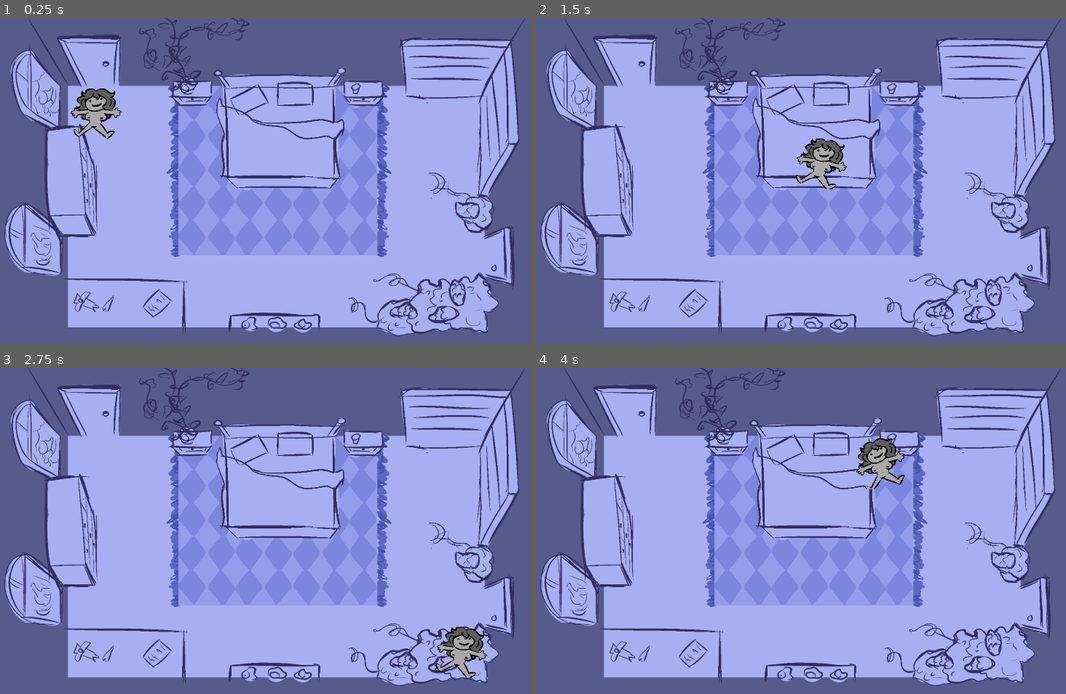
Above: before the commit, frames 1-4 (two rows, left to right).
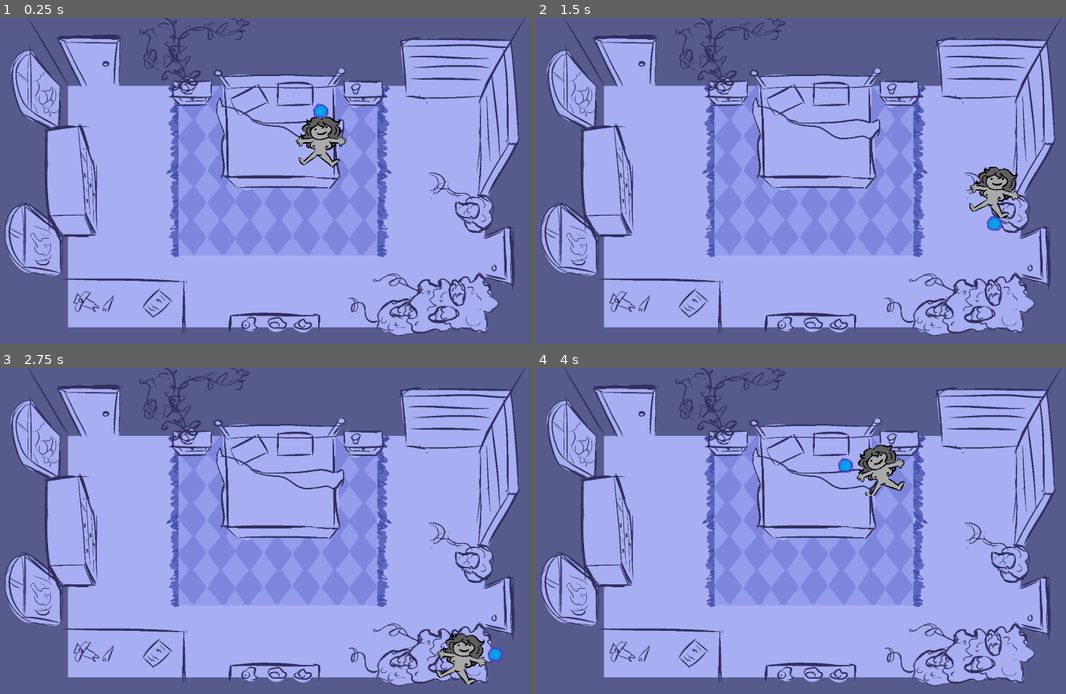
Above: after the commit, the same moments.

Repository: Jigamaree/Witchs-Orders
Game: Godot game, scene res://Scenes/Room_Bedroom.tscn
Two runs of this game, one before a commit and one after it. Both use one fixed random seed, a clock stepped at 60 frames per second and the inputs below.
Inputs:
- Up to frame 1 (0.25 s): no input
- Up to frame 2 (1.5 s): tap Enter at 0.5 s; hold Right (ui_right) 0.53-1.28 s; hold Down (ui_down) from 1.28 s (still down)
- Up to frame 3 (2.75 s): release Down (ui_down) at 2.03 s; hold Right (ui_right) from 2.03 s (still down)
- Up to frame 4 (4 s): release Right (ui_right) at 2.78 s; hold Up (ui_up) 2.78-3.53 s; hold Left (ui_left) from 3.53 s (still down)

The runs differ from the first frame. In frame 1, 1.8% of the frame differs, in the area x 13-66%, y 21-46%; in frame 2, 1.8%; in frame 3, 1.0%; in frame 4, 1.0%.

Commit message:
Interaction bobble added!

Diff:
--- a/Scenes/PlayerCharacter.tscn
+++ b/Scenes/PlayerCharacter.tscn
@@ -4,6 +4,7 @@
 [ext_resource type="Texture2D" uid="uid://cg7x3h6wbxoee" path="res://Art/PlayerCharacter/OverworldSprite/KnightStill.png" id="1_v7sut"]
 [ext_resource type="Texture2D" uid="uid://brqqgj18mmyj3" path="res://Art/PlayerCharacter/OverworldSprite/w1.png" id="3_mdaju"]
 [ext_resource type="Texture2D" uid="uid://dd71qq0j1bbup" path="res://Art/PlayerCharacter/OverworldSprite/w2.png" id="4_r4x55"]
+[ext_resource type="Texture2D" uid="uid://dy8o8u0rky17" path="res://Art/PlayerCharacter/OverworldSprite/Pointer.png" id="5_r4x55"]
 
 [sub_resource type="SpriteFrames" id="SpriteFrames_id6tp"]
 animations = [{
@@ -30,6 +31,9 @@
 [sub_resource type="RectangleShape2D" id="RectangleShape2D_5gnj7"]
 size = Vector2(148, 141)
 
+[sub_resource type="RectangleShape2D" id="RectangleShape2D_mdaju"]
+size = Vector2(60.5, 62)
+
 [node name="PlayerCharacter" type="CharacterBody2D" unique_id=725370827]
 script = ExtResource("1_5gnj7")
 
@@ -41,3 +45,29 @@
 [node name="playerCollisionShape2D" type="CollisionShape2D" parent="." unique_id=1060945957]
 position = Vector2(85, 87.5)
 shape = SubResource("RectangleShape2D_5gnj7")
+
+[node name="InteractionArea" type="Area2D" parent="." unique_id=1365480106]
+position = Vector2(84, -3)
+
+[node name="CollisionShapeUp" type="CollisionShape2D" parent="InteractionArea" unique_id=335690687]
+position = Vector2(0, -12)
+shape = SubResource("RectangleShape2D_mdaju")
+
+[node name="Sprite2D" type="Sprite2D" parent="InteractionArea/CollisionShapeUp" unique_id=1322777654]
+position = Vector2(0.4999962, -0.25)
+scale = Vector2(0.86428565, 0.80714285)
+texture = ExtResource("5_r4x55")
+
+[node name="InteractionPoints" type="Node2D" parent="." unique_id=1266552044]
+
+[node name="MarkerUp" type="Marker2D" parent="InteractionPoints" unique_id=1828303051]
+position = Vector2(84, -18)
+
+[node name="MarkerDown" type="Marker2D" parent="InteractionPoints" unique_id=49254066]
+position = Vector2(85, 203)
+
+[node name="MarkerLeft" type="Marker2D" parent="InteractionPoints" unique_id=604026637]
+position = Vector2(-30, 84)
+
+[node name="MarkerRight" type="Marker2D" parent="InteractionPoints" unique_id=751235458]
+position = Vector2(197, 85)
--- a/Scenes/Room_Bedroom.tscn
+++ b/Scenes/Room_Bedroom.tscn
@@ -10,6 +10,13 @@
 anchor_bottom = 1.0
 grow_horizontal = 2
 grow_vertical = 2
+
+[node name="StaticBody2D" type="StaticBody2D" parent="." unique_id=1165903164]
+
+[node name="CollisionPolygon2D" type="CollisionPolygon2D" parent="StaticBody2D" unique_id=1499209645]
+position = Vector2(-5, -7)
+build_mode = 1
+polygon = PackedVector2Array(278, 221, 275, 1027, 1655, 1042, 1640, 209)
 
 [node name="Container" type="Container" parent="." unique_id=1004992947]
 layout_mode = 1
@@ -25,11 +32,4 @@
 texture = ExtResource("1_sec1b")
 
 [node name="PlayerCharacter" parent="." unique_id=725370827 instance=ExtResource("1_7wu3l")]
-position = Vector2(282, 229)
-
-[node name="StaticBody2D" type="StaticBody2D" parent="." unique_id=1165903164]
-
-[node name="CollisionPolygon2D" type="CollisionPolygon2D" parent="StaticBody2D" unique_id=1499209645]
-position = Vector2(-5, -7)
-build_mode = 1
-polygon = PackedVector2Array(278, 221, 275, 1027, 1655, 1042, 1640, 209)
+position = Vector2(1025, 323)
--- a/Scripts/playerCharacter.gd
+++ b/Scripts/playerCharacter.gd
@@ -1,14 +1,26 @@
 extends CharacterBody2D
 
-var input_dir
-var moving = false
-var tile_size = 50
+@onready var interactionArea = $InteractionArea
 @onready var characterSprite = $characterSprite2D
 
+@onready var markerUp = $InteractionPoints/MarkerUp
+@onready var markerDown = $InteractionPoints/MarkerDown
+@onready var markerLeft = $InteractionPoints/MarkerLeft
+@onready var markerRight = $InteractionPoints/MarkerRight
+
 func _physics_process(delta: float) -> void:
-	input_dir = Vector2.ZERO
-	var notMoving = false
 
+	#first move the interaction area to the relevant point
+	if Input.is_action_just_pressed("ui_up"):
+		interactionArea.position = markerUp.position
+	elif Input.is_action_just_pressed("ui_down"):
+		interactionArea.position = markerDown.position
+	elif Input.is_action_just_pressed("ui_left"):
+		interactionArea.position = markerLeft.position
+	elif Input.is_action_just_pressed("ui_right"):
+		interactionArea.position = markerRight.position
+
+	# then move the sprite
 	var input_vector : Vector2 = Vector2(
 		Input.get_action_strength("ui_right") - Input.get_action_strength("ui_left"),
 		Input.get_action_strength("ui_down") - Input.get_action_strength("ui_up"))
@@ -20,7 +32,3 @@
 		characterSprite.play("walk")
 	else:
 		characterSprite.play("default")
-
-
-func move_false():
-	moving = false
Binary file added: Art/PlayerCharacter/OverworldSprite/Pointer.png
Not shown, added: Art/PlayerCharacter/OverworldSprite/Pointer.png.import
